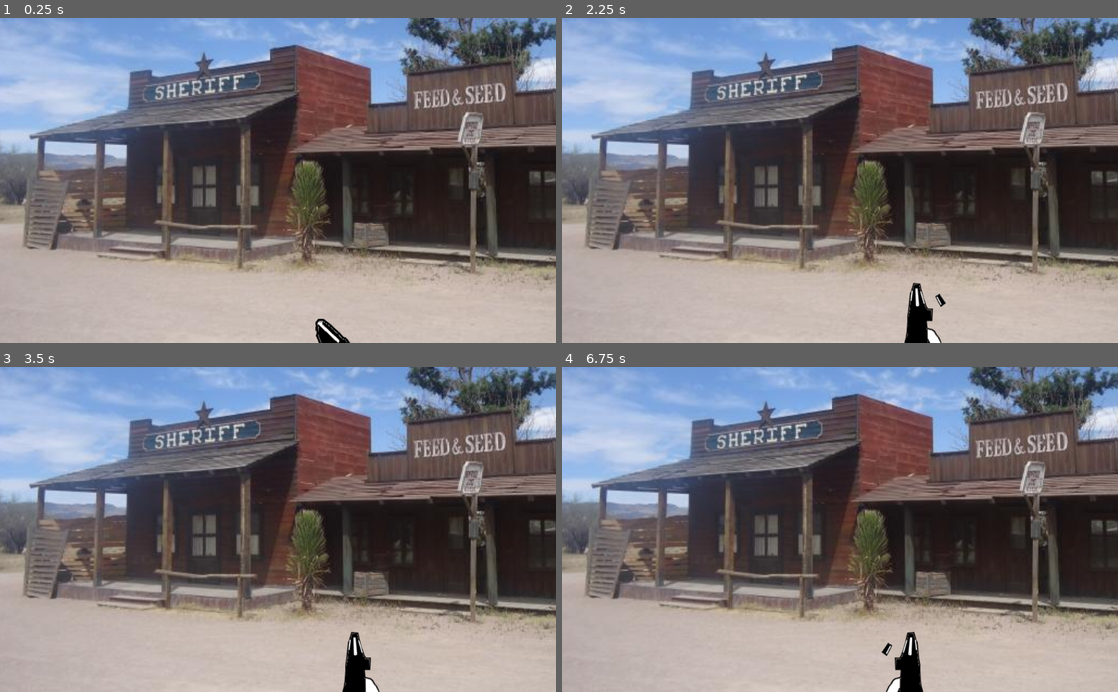
Above: before the commit, frames 1-4 (two rows, left to right).
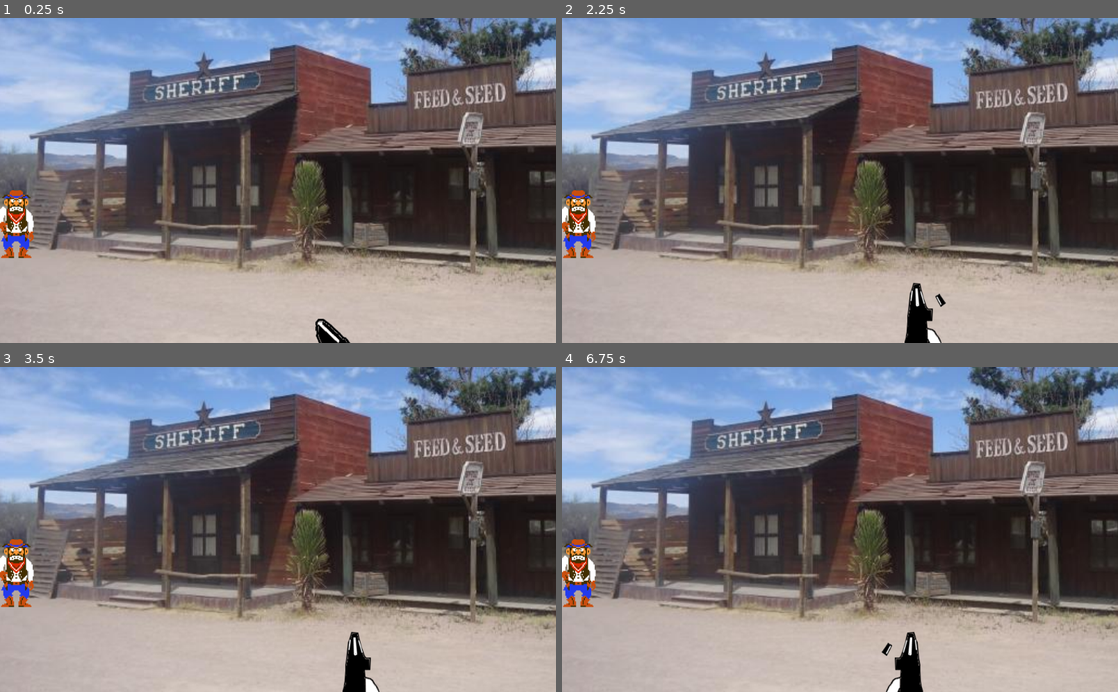
Above: after the commit, the same moments.

Repository: PrototipsUnpaz/gunsters
Game: Godot game, scene res://scenes/WorldTest.tscn
Two runs of this game, one before a commit and one after it. Both use one fixed random seed, a clock stepped at 60 frames per second and the inputs below.
Inputs (mouse positions are in pixels of both pictures, inside the frame that each line leads up to):
- Up to frame 1 (0.25 s): no input
- Up to frame 2 (2.25 s): tap Enter at 0.5, 2 s; move the mouse to (962, 164) at 0.52 s; press the mouse at (962, 164) at 0.53 s; tap Space at 1.25 s; move the mouse to (728, 196) at 1.27 s; release the mouse at (728, 196) at 1.28 s; click (728, 196) at 1.35 s; move the mouse to (895, 109) at 2.02 s; press the mouse at (895, 109) at 2.03 s
- Up to frame 3 (3.5 s): tap Space at 2.75 s; move the mouse to (250, 594) at 2.77 s; release the mouse at (250, 594) at 2.78 s; click (250, 594) at 2.85 s
- Up to frame 4 (6.75 s): tap Enter at 3.5 s; move the mouse to (1006, 578) at 3.52 s; press the mouse at (1006, 578) at 3.53 s; tap Space at 4.25 s; move the mouse to (673, 480) at 4.27 s; release the mouse at (673, 480) at 4.28 s; click (673, 480) at 4.35 s; move the mouse to (867, 529) at 5.02 s; press the mouse at (867, 529) at 5.03 s; move the mouse to (756, 448) at 5.77 s; release the mouse at (756, 448) at 5.78 s; click (756, 448) at 5.85 s; move the mouse to (962, 513) at 6.52 s; press the mouse at (962, 513) at 6.53 s

The runs differ from the first frame. In frame 1, 1.0% of the frame differs, in the area x 0-7%, y 52-74%; in frame 2, 1.0%; in frame 3, 1.0%; in frame 4, 1.0%.

Commit message:
Position

Diff:
--- a/scenes/Enemy.tscn
+++ b/scenes/Enemy.tscn
@@ -3,7 +3,7 @@
 [ext_resource path="res://assets/Enemy.png" type="Texture" id=1]
 
 [sub_resource type="RectangleShape2D" id=1]
-extents = Vector2( 21.5079, 62.4901 )
+extents = Vector2( 21.5079, 64.2342 )
 
 [node name="Enemy" type="Node2D"]
 
--- /dev/null
+++ b/scenes/WorldTest.gd
@@ -0,0 +1,14 @@
+extends Node2D
+
+var Enemy = preload("res://scenes/Enemy.tscn/")
+
+func _ready():
+	add_new_scenes(30,380)
+	add_new_scenes(1100,120)
+	pass
+
+func add_new_scenes(mtop,mleft):
+	var mobject = Enemy.instance()
+	add_child(mobject)
+	mobject.set_position(Vector2(mtop,mleft))
+	pass
--- a/scenes/WorldTest.tscn
+++ b/scenes/WorldTest.tscn
@@ -1,12 +1,18 @@
-[gd_scene load_steps=3 format=2]
+[gd_scene load_steps=5 format=2]
 
 [ext_resource path="res://scenes/player/Player.tscn" type="PackedScene" id=1]
 [ext_resource path="res://scenes/Fondo.tscn" type="PackedScene" id=2]
+[ext_resource path="res://scenes/WorldTest.gd" type="Script" id=3]
+[ext_resource path="res://scenes/Enemy.tscn" type="PackedScene" id=4]
 
 [node name="WorldTest" type="Node2D"]
+script = ExtResource( 3 )
 
 [node name="Fondo" parent="." instance=ExtResource( 2 )]
 position = Vector2( -3.7948, 72.1008 )
 
 [node name="Player" parent="." instance=ExtResource( 1 )]
 position = Vector2( 629.312, 618.717 )
+
+[node name="Enemy" parent="." instance=ExtResource( 4 )]
+position = Vector2( -220.097, 11.3843 )
